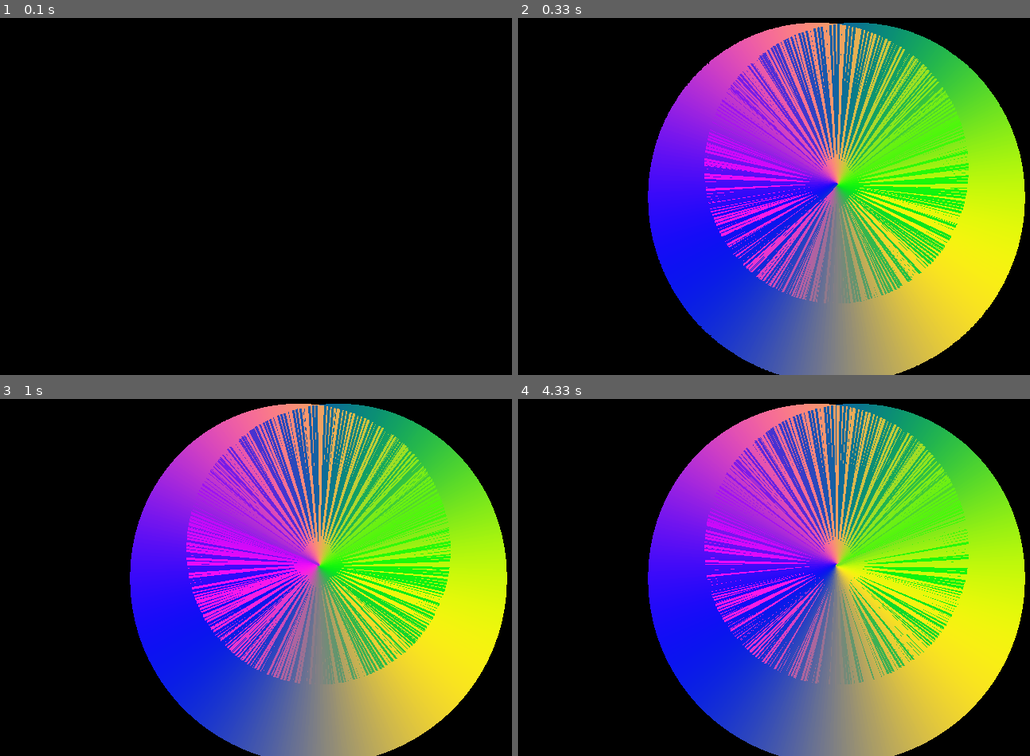
Above: before the commit, frames 1-4 (two rows, left to right).
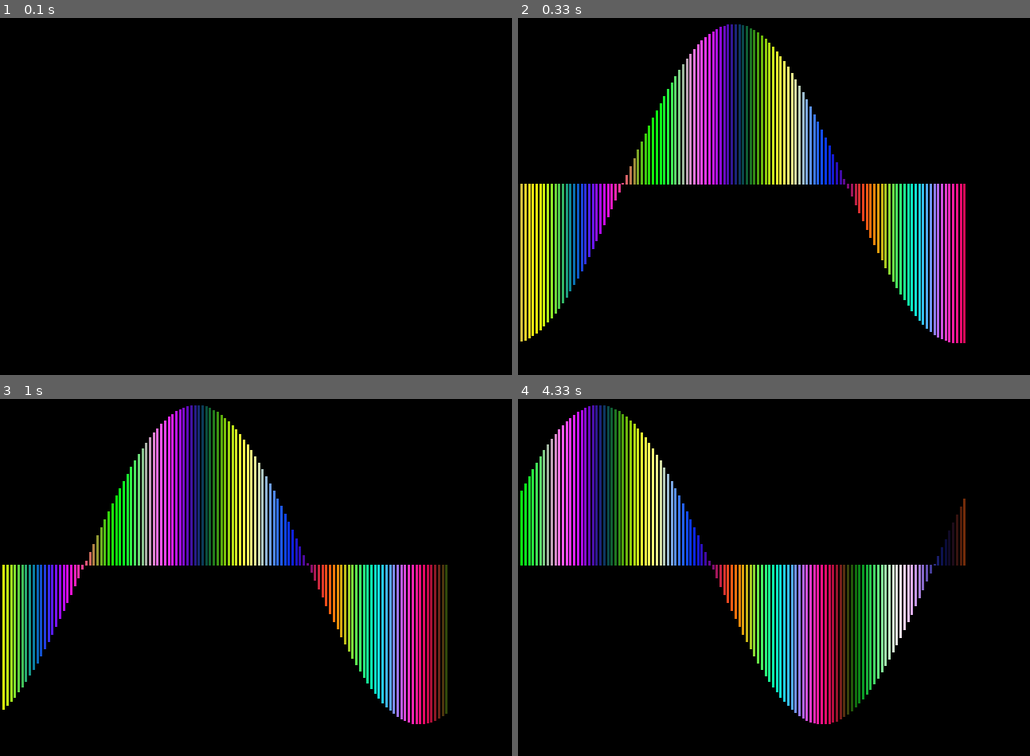
Above: after the commit, the same moments.

Repository: tthtlc/sansagraphics
Game: pygame game, started from moving_sine.py
Two runs of this game, one before a commit and one after it. Both use one fixed random seed, a clock stepped at 60 frames per second and the inputs below. The source is Python 2; it was converted automatically to run under Python 3.
Inputs:
- Up to frame 1 (0.1 s): no input
- Up to frame 2 (0.33 s): no input
- Up to frame 3 (1 s): no input
- Up to frame 4 (4.33 s): no input

Frame 1 is identical in both runs. In frame 2, 64% of the frame differs, in the area x 0-100%, y 1-100%; in frame 3, 64%; in frame 4, 66%.

Commit message:
modified:   moving_sine.py

Diff:
--- a/moving_sine.py
+++ b/moving_sine.py
@@ -56,7 +56,7 @@
     # inside the main while done==False loop.
 
     # Clear the screen and set the screen background
-    #screen.fill(white)
+    screen.fill(black)
     prevx=400.0
     prevy=240.0
 
@@ -71,17 +71,18 @@
     thickness+=1
     if thickness > 100:
 	thickness=0
-    for n in range(1200):
+    for n in range(120):
         ##pygame.draw.line(screen,red,[0,10+y_offset],[100,110+y_offset],5)
-	theta = n * 2*PI/120 - delta
-    	delta = delta + 0.0001
-	y_offset = R*math.cos(2*theta)+r*math.cos(theta) + 240.0
-	x_offset = R*math.sin(2*theta)+r*math.sin(theta) + 400.0
+	theta = n * 2*PI/120
+	##y_offset = R*math.cos(2*theta)+0*math.cos(theta) + 240.0
+	y_offset = R*math.cos(theta-delta)+240.0
+	x_offset = theta*90  ###R*math.sin(2*theta)+r*math.sin(theta) + 400.0
 	if (n>0):
-		cx=int(120*(math.sin((theta)*3)+1)+10)
-		cy=int(120*(math.sin(2*theta)+1)+10)
-		cz=int(120*(math.sin(2*theta-PI)+1)+10)
-        	pygame.draw.line(screen,[cx,cy,cz],[400.0,240.0],[x_offset,y_offset],3)
+    		delta = delta - 0.0004
+		cx=int(120*(math.sin((theta-delta)*5.3)+1)+10)
+		cy=int(120*(math.sin((theta-delta)*3.7)+1)+10)
+		cz=int(120*(math.sin((theta-delta)*4-PI)+1)+10)
+        	pygame.draw.line(screen,[cx,cy,cz],[x_offset,240.0],[x_offset, y_offset],3)
         	##pygame.draw.line(screen,[cx,cy,cz],[x_offset,y_offset],[norm_x1,norm_y1],2)
 	prevx=x_offset
 	prevy=y_offset
